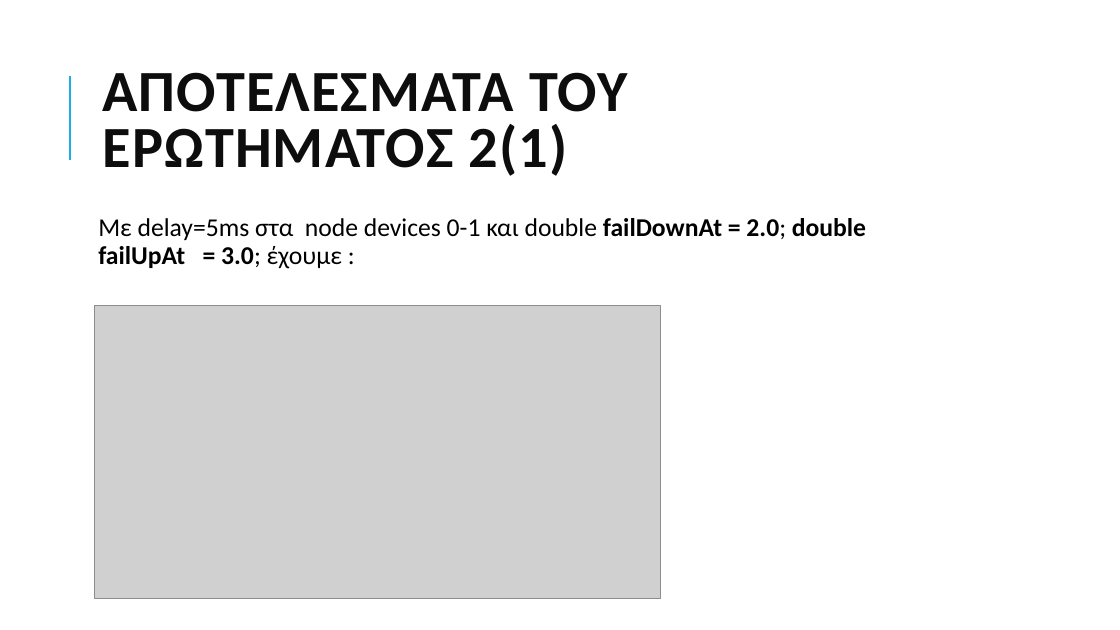
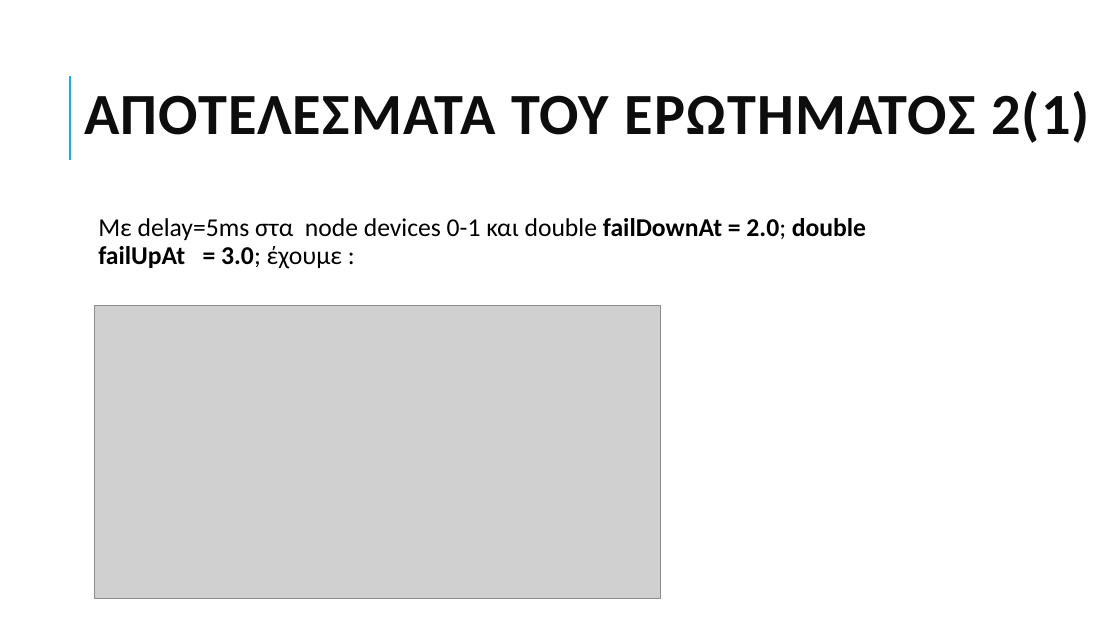
Before and after one commit to grgmyl/Ns3Project, a slide deck: slide 10 of Presentations/Ns-3_presentation_F.pptx. Drawn at 1120x630 pixels with LibreOffice and Linux fonts; fonts in the diff are those of the drawing; grey boxes stand for pictures. Boxes give left, top, right and bottom in pixels: in the first picture for what was removed or moved away, otherwise in the second. Text is boxed around its words. In the diff, an @@ line names an element or a change of style, - is before the commit and + after.

```diff
--- a/Presentations/Ns-3_presentation_F.pptx
+++ b/Presentations/Ns-3_presentation_F.pptx
@@ title "ΑΠΟΤΕΛΕΣΜΑΤΑ ΤΟΥ ΕΡΩΤΗΜΑΤΟΣ 2(1)" rewrapped from [102, 72, 627, 176] to [84, 91, 1090, 143] @@
```
Also in this commit, not shown: 7 other slides changed.
